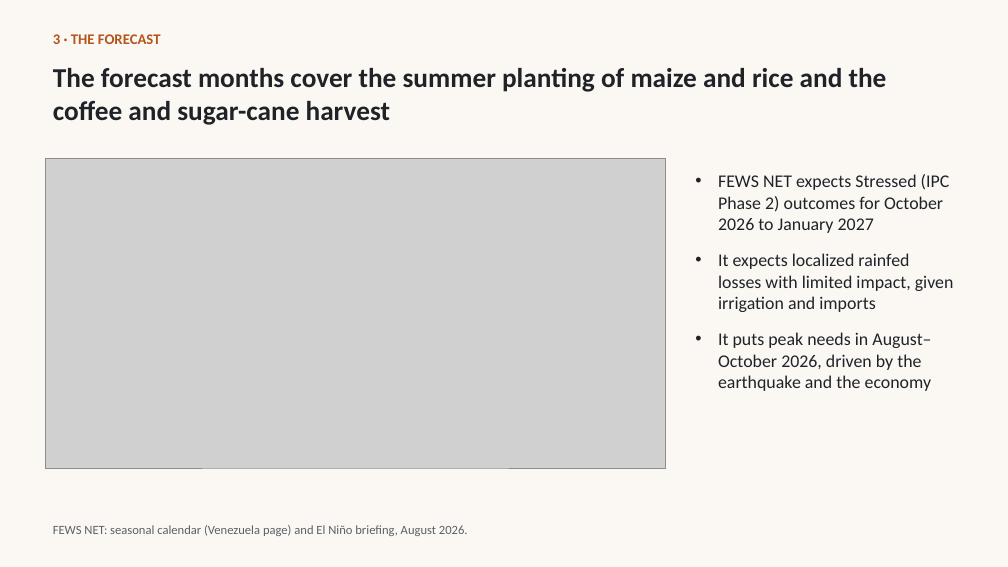
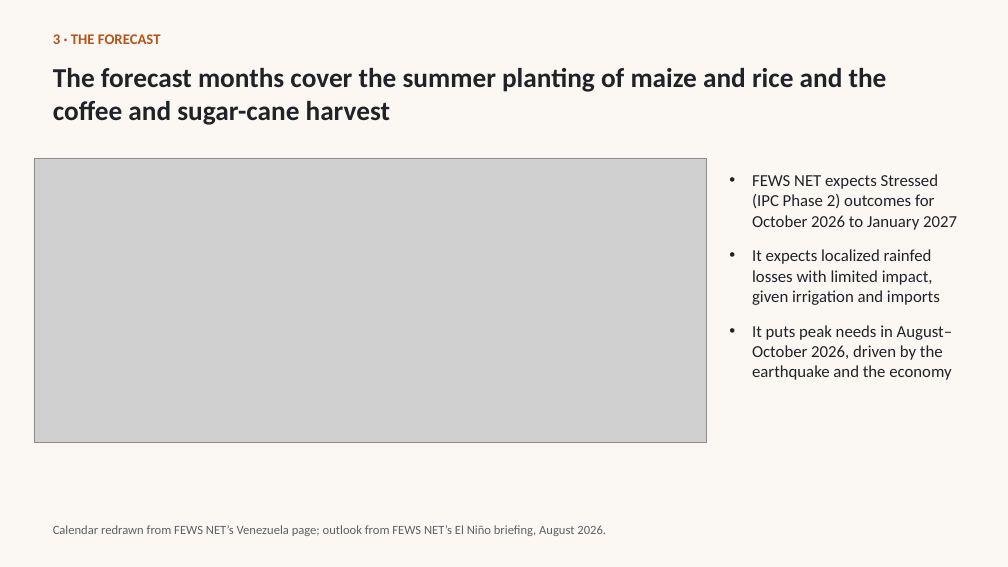
Before and after one commit to OCHA-DAP/ds-teleconnections, a slide deck: slide 9 of docs/enso/ven/slides/venezuela-el-nino-2026-27.pptx. Drawn at 1008x567 pixels with LibreOffice and Linux fonts; fonts in the diff are those of the drawing; grey boxes stand for pictures. Boxes give left, top, right and bottom in pixels: in the first picture for what was removed or moved away, otherwise in the second. Text is boxed around its words. In the diff, an @@ line names an element or a change of style, - is before the commit and + after.

```diff
--- a/docs/enso/ven/slides/venezuela-el-nino-2026-27.pptx
+++ b/docs/enso/ven/slides/venezuela-el-nino-2026-27.pptx
@@ picture: place and size @@
-picture at (45, 159, 665, 468)
+picture at (34, 159, 707, 443)
@@ text "FEWS NET expects Stressed (IPC ...": place and size @@
-text "FEWS NET expects Stressed (IPC ..." at (718, 174, 954, 391)
+text "FEWS NET expects Stressed (IPC ..." at (752, 174, 957, 380)
@@ text "FEWS NET expects Stressed (IPC ..." at (752, 174, 957, 380): size 17 to 16 pt @@
@@ text at (53, 525, 606, 536): text changed @@
-FEWS NET: seasonal calendar (Venezuela page) and El Niño briefing, August 2026.
+Calendar redrawn from FEWS NET’s Venezuela page; outlook from FEWS NET’s El Niño briefing, August 2026.
```
Also in this commit, not shown: 16 other files.
